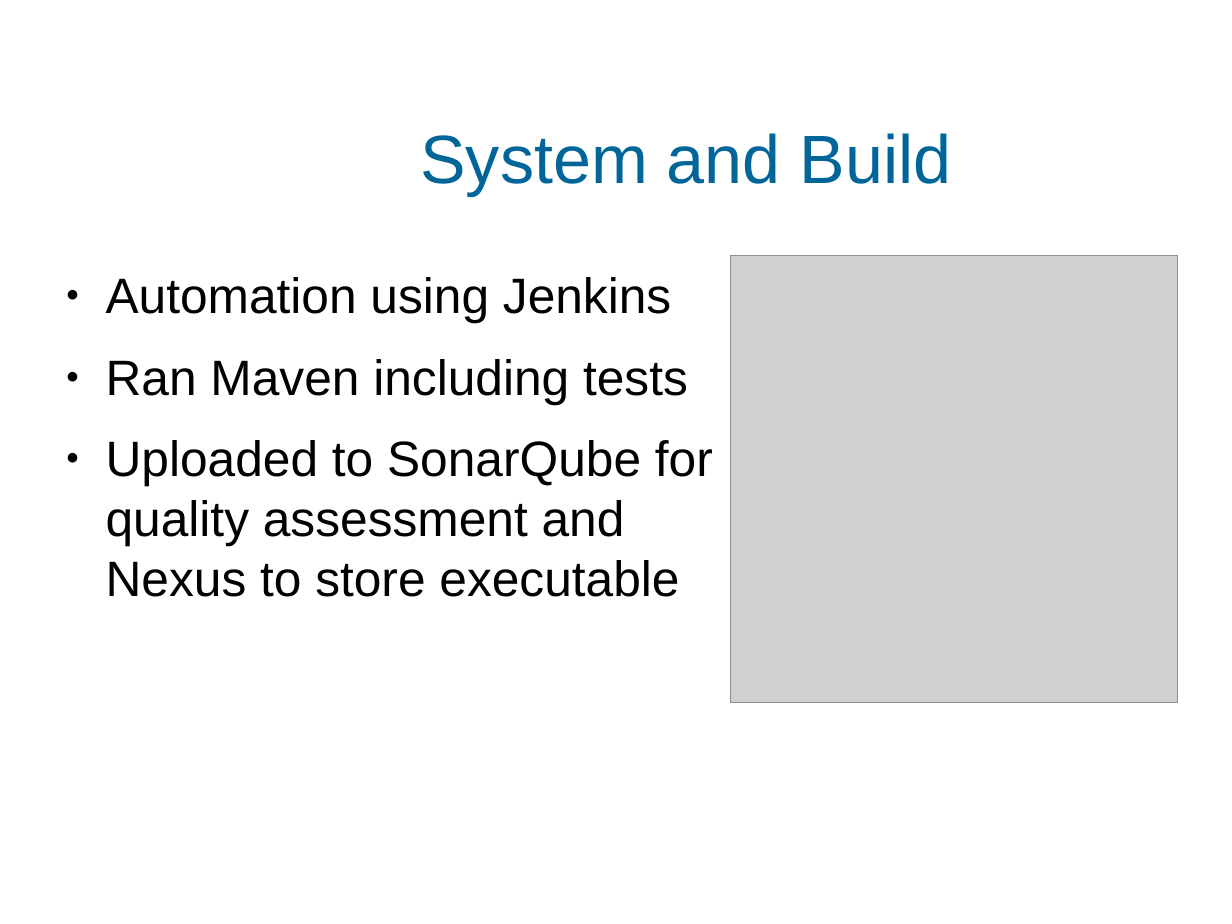
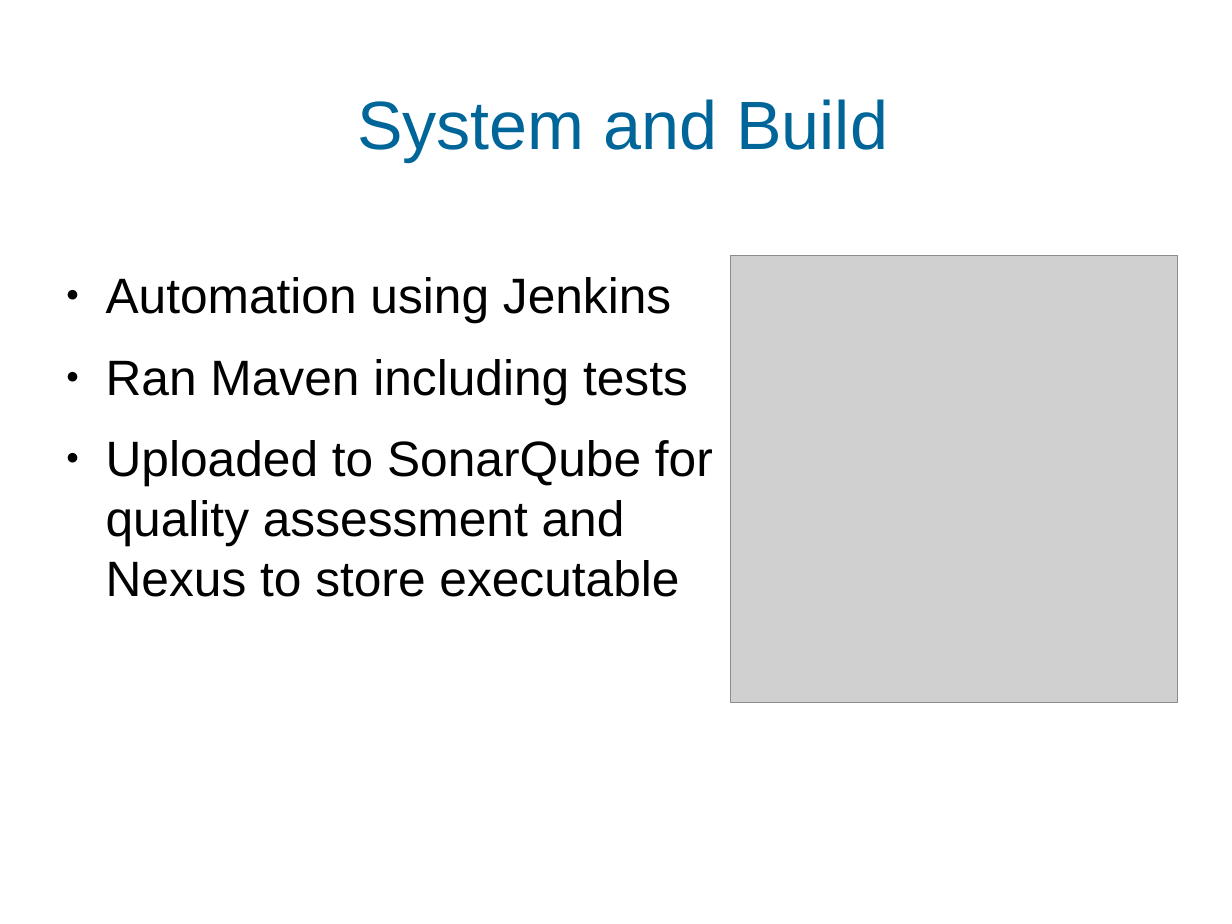
Before and after one commit to daparkes/ims, a slide deck: slide 8 of presentation.pptx. Drawn at 1232x924 pixels with LibreOffice and Linux fonts; fonts in the diff are those of the drawing; grey boxes stand for pictures; background and template pictures are left out. Boxes give left, top, right and bottom in pixels: in the first picture for what was removed or moved away, otherwise in the second. Text is boxed around its words. In the diff, an @@ line names an element or a change of style, - is before the commit and + after.

```diff
--- a/presentation.pptx
+++ b/presentation.pptx
@@ text "System and Build": place and size @@
-text "System and Build" at (420, 133, 952, 196)
+text "System and Build" at (357, 99, 888, 162)
```
Also in this commit, not shown: 6 other slides changed, 1 slide added, 4 other files.
